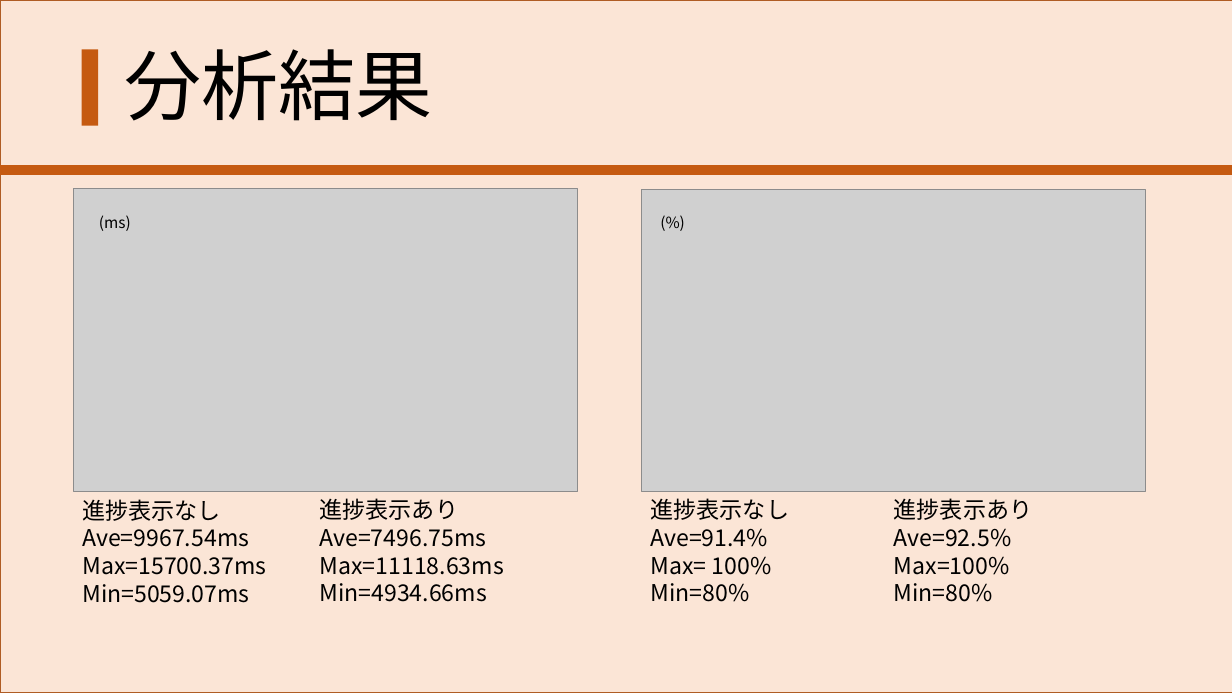
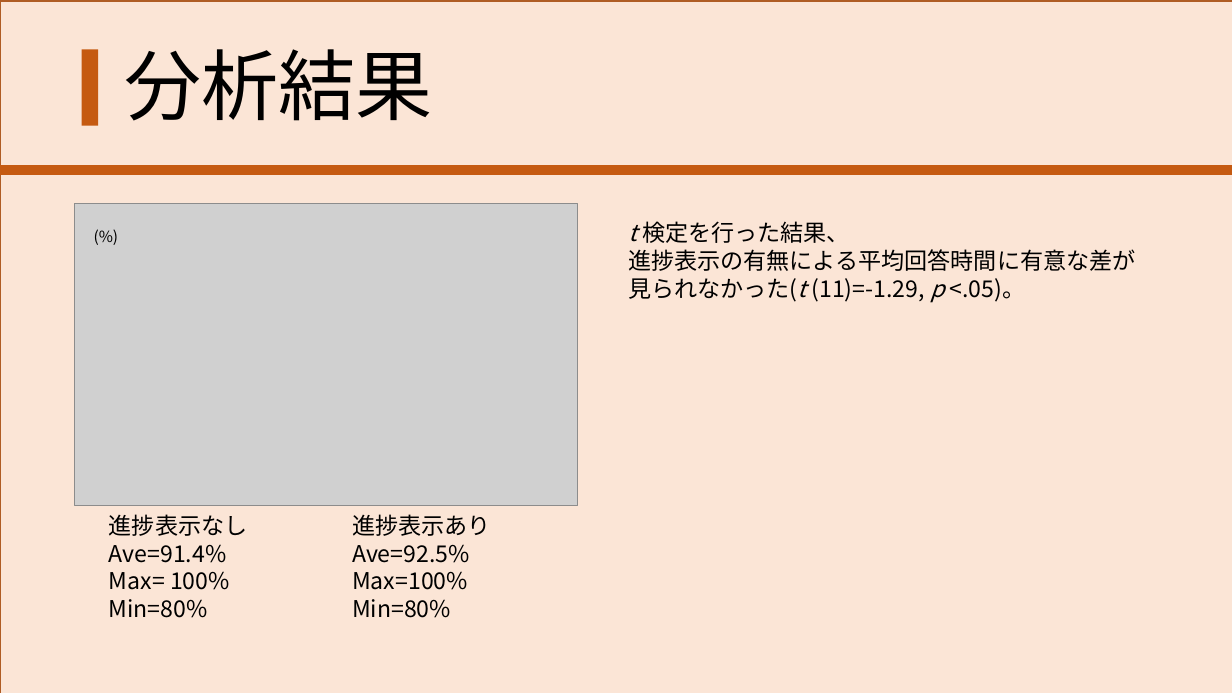
Before and after one commit to Shuhei-pp/graduation_thesis, a slide deck: slide 9 of 発表_p/20221212_発表.pptx (slide 10 before the commit). Drawn at 1232x693 pixels with LibreOffice and Linux fonts; fonts in the diff are those of the drawing; grey boxes stand for pictures. Boxes give left, top, right and bottom in pixels: in the first picture for what was removed or moved away, otherwise in the second. Text is boxed around its words. In the diff, an @@ line names an element or a change of style, - is before the commit and + after.

```diff
--- a/発表_p/20221212_発表.pptx
+++ b/発表_p/20221212_発表.pptx
@@ picture removed at (73, 189, 578, 492) @@
@@ picture: place and size @@
-picture at (641, 189, 1145, 492)
+picture at (74, 203, 578, 506)
@@ text "(%)": place and size @@
-text "(%)" at (652, 209, 707, 237)
+text "(%)" at (84, 222, 140, 250)
@@ text removed at (99, 215, 131, 231) @@
-(ms)
@@ text added at (628, 221, 1135, 303), 18 pt, text #000000 @@
+t 検定を行った結果、
+進捗表示の有無による平均回答時間に有意な差が
+見られなかった(t (11)=-1.29, p <.05)。
@@ text removed at (82, 499, 266, 603) @@
-進捗表示なし
-Ave=9967.54ms
-Max=15700.37ms
-Min=5059.07ms
@@ text "進捗表示なし": place and size @@
-text "進捗表示なし" at (651, 498, 790, 602)
+text "進捗表示なし" at (109, 514, 248, 618)
@@ text removed at (320, 498, 504, 602) @@
-進捗表示あり
-Ave=7496.75ms
-Max=11118.63ms
-Min=4934.66ms
@@ text "進捗表示あり": place and size @@
-text "進捗表示あり" at (894, 498, 1033, 602)
+text "進捗表示あり" at (352, 514, 491, 618)
```
Also in this commit, not shown: 3 other slides changed, 1 slide added, 2 other files.
